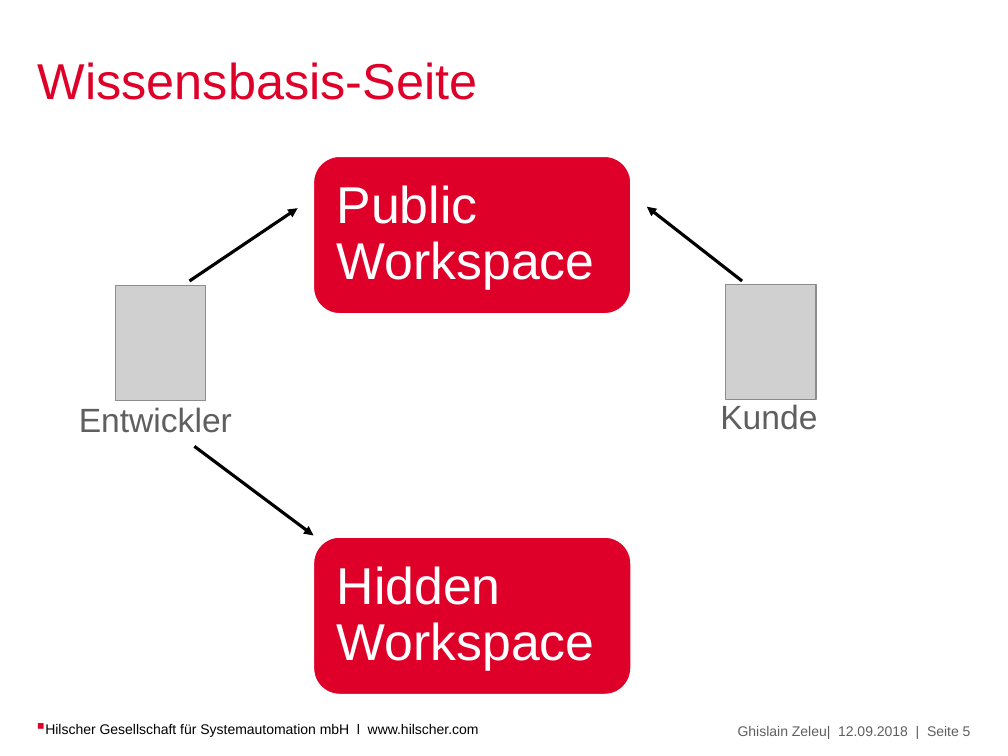
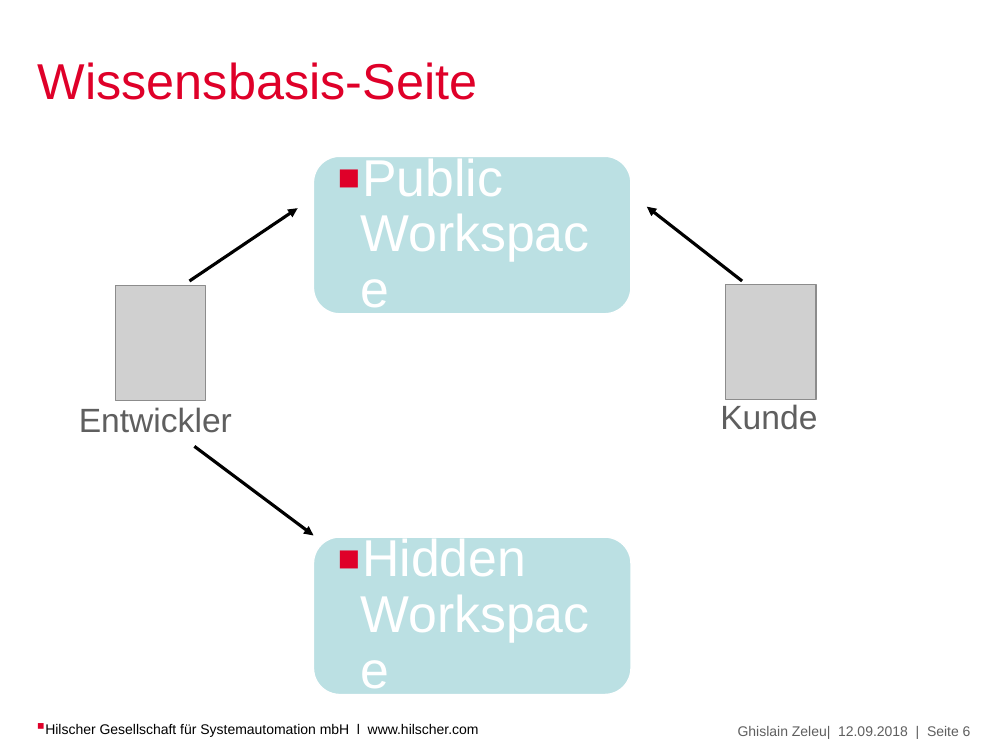
Before and after one commit to Ghislain1/zoe-fb-app, a slide deck: slide 6 of Topology-Editor.pptx (slide 5 before the commit). Drawn at 1008x756 pixels with LibreOffice and Linux fonts; fonts in the diff are those of the drawing; grey boxes stand for pictures; background and template pictures are left out. Boxes give left, top, right and bottom in pixels: in the first picture for what was removed or moved away, otherwise in the second. Text is boxed around its words. In the diff, an @@ line names an element or a change of style, - is before the commit and + after.

```diff
--- a/Topology-Editor.pptx
+++ b/Topology-Editor.pptx
@@ rounded rectangle at bbox=[313, 156, 631, 313]: fill #DF0029 to #BBE0E3 @@
@@ text "Public Workspace" at bbox=[362, 154, 503, 196]: bullet none to ▪ @@
@@ rounded rectangle at bbox=[313, 537, 631, 695]: fill #DF0029 to #BBE0E3 @@
@@ text "Hidden Workspace" at bbox=[362, 535, 526, 576]: bullet none to ▪ @@
@@ text at bbox=[738, 726, 971, 739]: text changed @@
-Ghislain Zeleu| 12.09.2018 | Seite 5
+Ghislain Zeleu| 12.09.2018 | Seite 6
```
Also in this commit, not shown: 2 other slides changed, 1 slide added, 7 other files.
